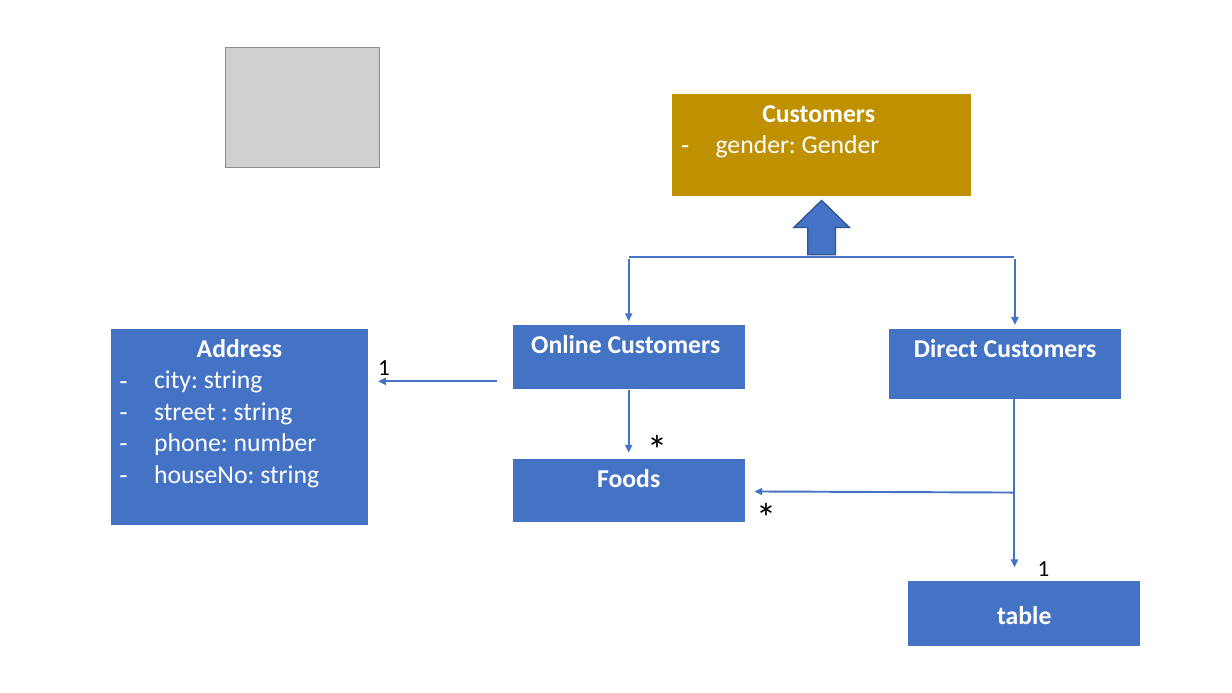
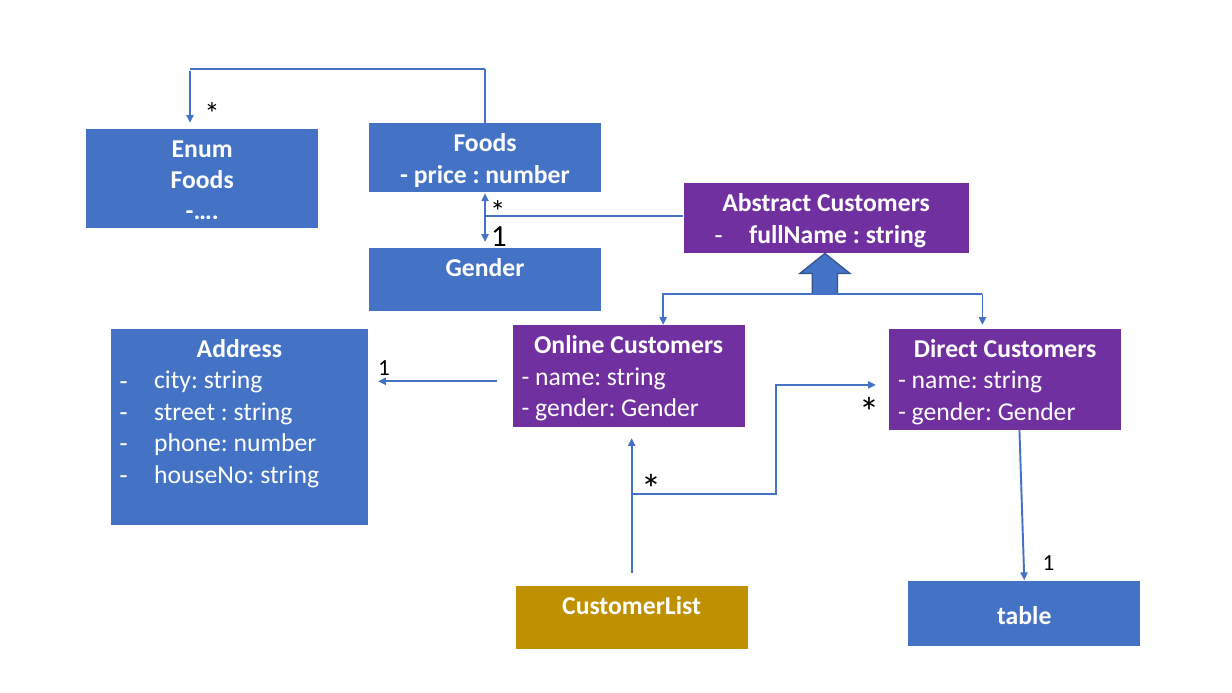
Before and after one commit to sophyseuy/OOP-PROJECT, a slide deck: slide 4 of Presentation1.pptx (slide 5 before the commit). Drawn at 1232x693 pixels with LibreOffice and Linux fonts; fonts in the diff are those of the drawing; grey boxes stand for pictures. Boxes give left, top, right and bottom in pixels: in the first picture for what was removed or moved away, otherwise in the second. Text is boxed around its words. In the diff, an @@ line names an element or a change of style, - is before the commit and + after.

```diff
--- a/Presentation1.pptx
+++ b/Presentation1.pptx
@@ picture removed at (226, 47, 380, 167) @@
@@ arrow moved from (1015, 493) - (755, 492) to (190, 69) - (485, 69) @@
@@ arrow (190, 69) - (485, 69): arrow to line @@
@@ arrow added from (190, 71) to (190, 123), #4472C4 1.5 pt @@
@@ text added at (195, 89, 221, 135), 24 pt, text #000000 @@
+*
@@ line added from (485, 69) to (485, 123), #4472C4 1.5 pt @@
@@ table at (86, 128, 319, 230) @@
-row 1, column 1: Foods
+row 1, column 1: Enum / Foods / -….
@@ table: place and size @@
-table at (512, 458, 745, 524)
+table at (86, 128, 319, 230)
@@ table added at (369, 123, 602, 194), 1 rows, 1 columns @@
+Foods / - price : number
@@ text added at (482, 188, 507, 234), 24 pt, text #000000 @@
+*
@@ double arrow added from (485, 193) to (485, 242), #4472C4 1.5 pt @@
@@ table at (683, 183, 969, 254) @@
-row 1, column 1: Customers / gender: Gender
+row 1, column 1: Abstract Customers / fullName : string
@@ fill #BF9000 to #7030A0 in row 1, column 1 @@
@@ table: place and size @@
-table at (672, 93, 971, 198)
+table at (683, 183, 969, 254)
@@ line added from (485, 215) to (683, 215), #4472C4 1.5 pt @@
@@ text added at (491, 226, 507, 254), 24 pt, text #000000 @@
+1
@@ table added at (369, 247, 602, 312), 1 rows, 1 columns @@
+Gender
@@ down arrow: place and size @@
-down arrow at (794, 201, 849, 255)
+down arrow at (800, 253, 850, 294)
@@ line moved from (628, 257) - (1015, 257) to (663, 294) - (982, 294) @@
@@ arrow moved from (628, 259) - (628, 322) to (664, 294) - (664, 324) @@
@@ arrow moved from (1015, 259) - (1015, 324) to (982, 294) - (982, 324) @@
@@ table at (512, 324, 745, 426) @@
-row 1, column 1: Online Customers
+row 1, column 1: Online Customers / - name: string / - gender: Gender
@@ fill #4472C4 to #7030A0 in row 1, column 1 @@
@@ table at (889, 328, 1122, 430) @@
-row 1, column 1: Direct Customers
+row 1, column 1: Direct Customers / - name: string / - gender: Gender
@@ fill #4472C4 to #7030A0 in row 1, column 1 @@
@@ elbow arrow added from (632, 494) to (876, 385), #4472C4 1.5 pt @@
@@ text "*" rewrapped from (747, 487, 767, 546) to (850, 382, 876, 441) @@
@@ line removed from (1015, 522) to (1015, 399) @@
@@ arrow moved from (628, 391) - (628, 453) to (632, 573) - (632, 438) @@
@@ arrow moved from (1015, 517) - (1015, 567) to (1019, 430) - (1025, 580) @@
@@ text "*" rewrapped from (638, 419, 658, 478) to (632, 457, 658, 517) @@
@@ text "1" rewrapped from (1038, 561, 1050, 582) to (1043, 555, 1055, 570) @@
@@ table added at (516, 586, 749, 652), 1 rows, 1 columns @@
+CustomerList
```
Also in this commit, not shown: 4 other slides changed, 27 other files.
